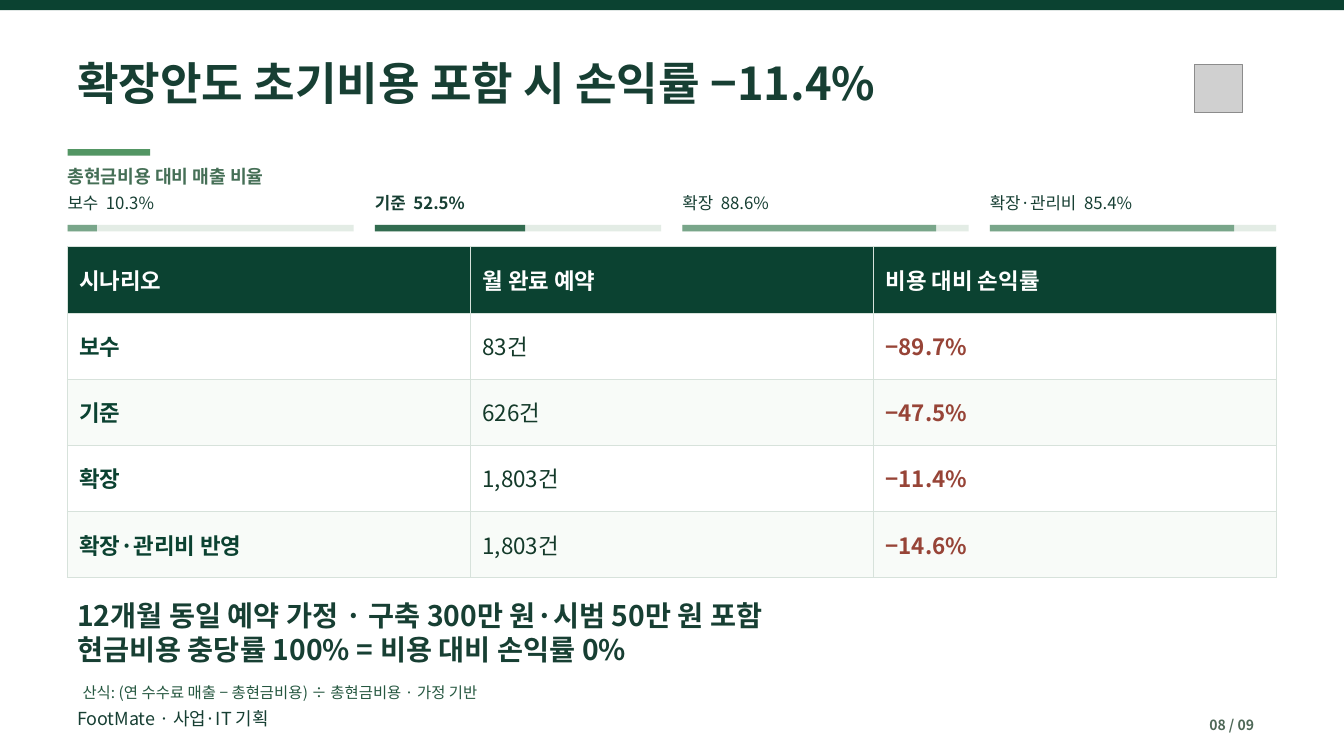
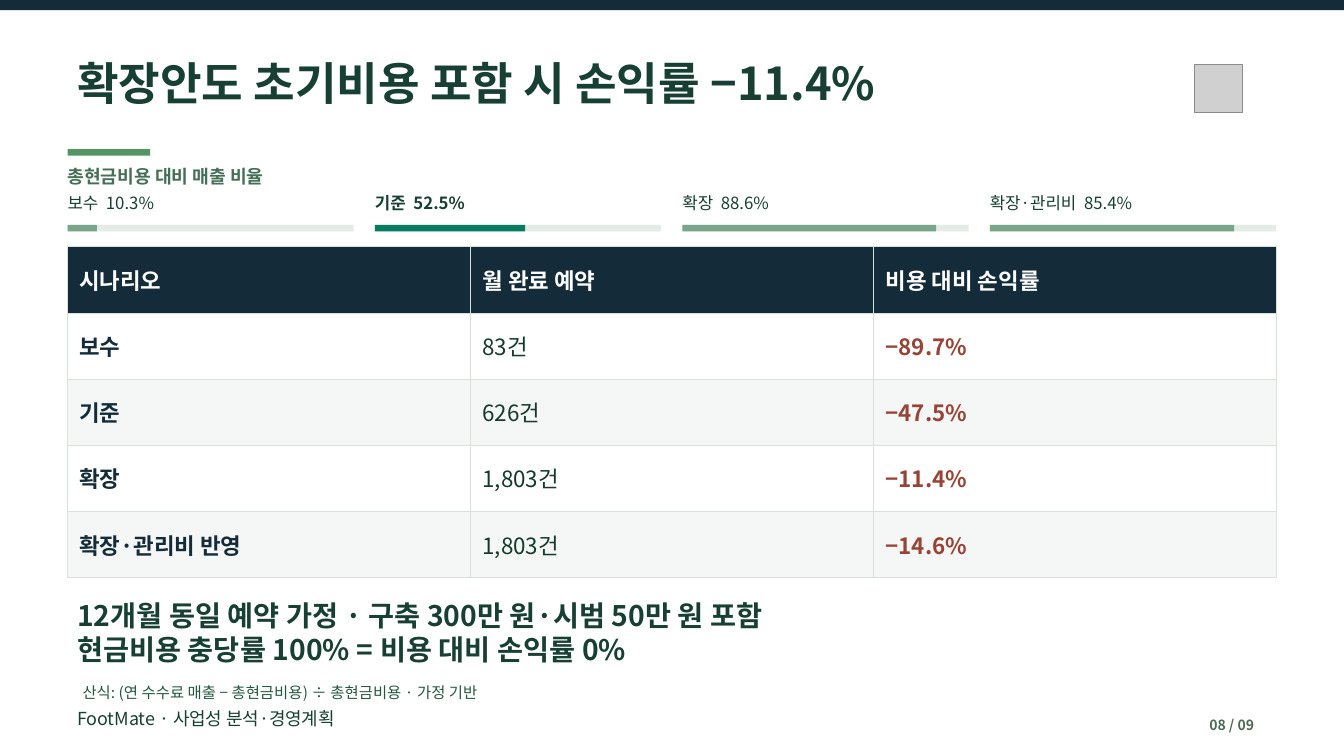
Before and after one commit to dohyunkimmm/footmate, a slide deck: slide 8 of src/case-study/downloads/footmate_report.pptx. Drawn at 1344x756 pixels with LibreOffice and Linux fonts; fonts in the diff are those of the drawing; grey boxes stand for pictures. Boxes give left, top, right and bottom in pixels: in the first picture for what was removed or moved away, otherwise in the second. Text is boxed around its words. In the diff, an @@ line names an element or a change of style, - is before the commit and + after.

```diff
--- a/src/case-study/downloads/footmate_report.pptx
+++ b/src/case-study/downloads/footmate_report.pptx
@@ rectangle at [0,0,1344,10]: fill #0B4231 to #142C39 @@
@@ rectangle at [375,225,525,232]: fill #326C50 to #087B60 @@
@@ table at [68,247,1277,578] @@
@@ fill #0B4231 to #142C39 in row 1 @@
@@ fill #F8FBF8 to #F5F7F6 in 6 cells @@
@@ text colour #0B4231 to #142C39 in "보수", "기준", "확장", "확장·관리비 반영" @@
@@ text at [77,710,334,727]: text changed @@
-FootMate · 사업·IT 기획
+FootMate · 사업성 분석·경영계획
```
Also in this commit, not shown: 8 other slides changed, 8 other files.
